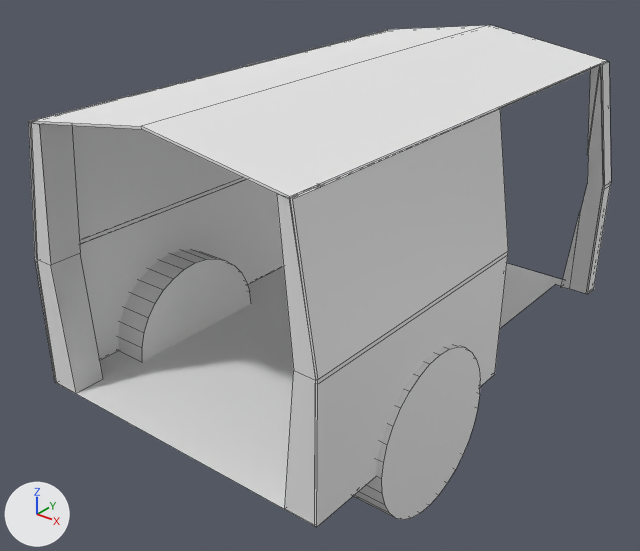
Renders of the Blender file amenagement.blend from each side of a commit.
The view is the same before and after, from a 50 mm camera at (24.5, -33.2, 23.2) aimed at (-0.8, -1.5, 3.6). Lighting does not change. The marker at lower left points along +X, +Y and +Z. Mesh edges are drawn as thin lines.

Before the edit, the objects in view are built like this:
```python
ob_cube_013 = bpy.data.objects.new('Cube.013', me_cube_004)
ob_cube_013.location = (-7.16, -12.02, 6.5)
ob_cube_013.scale = (0.75, 0.8, 6.5)
ob_floor = bpy.data.objects.new('floor', me_cube)
ob_floor.location = (0.0, 0.0, 0.0)
ob_floor.scale = (8.0, 12.8, 0.0005)
ob_matress = bpy.data.objects.new('matress', me_cube_007)
ob_matress.location = (-1.35, -1.75, 4.8)
ob_matress.scale = (7.0, 9.25, 0.75)
ob_roof = bpy.data.objects.new('roof', me_cube_001)
ob_roof.location = (0.0, 0.0, 13.0)
ob_roof.scale = (7.0, 12.8, 0.05)
ob_sides = bpy.data.objects.new('sides', me_cube_002)
ob_sides.location = (0.0, 0.0, 6.5)
ob_sides.scale = (0.0564, 12.8, 6.5)
ob_wheels = bpy.data.objects.new('wheels', me_cylinder_002)
ob_wheels.location = (0.0, -5.0, 0.0)
ob_wheels.rotation_euler = (0.0, 1.571, 0.0)  # degrees (0, 90, 0)
ob_wheels.scale = (10.0, 10.0, 10.0)
```
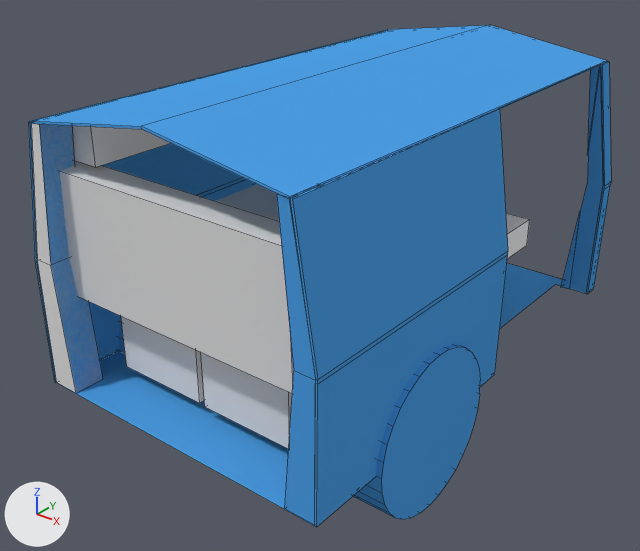
What differs and where, as boxes [x1, y1, x2, y2] in the pictures (640 x 551 px):
'sides', recoloured (white to blue): [28, 62, 611, 527] in both
'roof', recoloured (white to blue): [30, 25, 607, 200] in both
'halfbedwidth.002', added: after [60, 160, 294, 393]
'floor', recoloured (white to blue): [56, 263, 563, 526] in both
'wheels', recoloured (white to blue): [118, 250, 480, 520] in both
'Cube.014', added: after [201, 353, 292, 449]
'Cube.015', added: after [121, 316, 204, 403]
'rangement_tete', added: after [72, 126, 170, 167]
'halfbedwidth.003', added: after [216, 185, 279, 221]
'matress', shown: after [506, 213, 530, 259]

What changed in the scene script:
```text
Add mat_material_001:
    mat_material_001 = diffuse_material('Material.001')
    mat_material_001.base_color = (0.0764, 0.355, 0.8)  # blue #4ea1e7
Change me_cube_001:
    where me_cube_001.from_pydata(...)  # 12 vertices, 10 faces; spans x -1.0..1.0, y -1.0..1.0, z -1.0..22.0
    remove me_cube_001.materials.append(mat_material)  # white #e7e7e7
    add me_cube_001.materials.append(mat_material_001)  # blue #4ea1e7
Change me_cylinder_002:
    where me_cylinder_002.from_pydata(...)  # 64 vertices, 34 faces; spans x -0.4..0.4, y -0.4..0.4, z -0.84..-0.62
    add me_cylinder_002.materials.append(mat_material_001)  # blue #4ea1e7
Change me_cube_002:
    where me_cube_002.from_pydata(...)  # 16 vertices, 14 faces; spans x -144.5..-124.1, y -1.0..1.0, z -1.0..1.0
    add me_cube_002.materials.append(mat_material_001)  # blue #4ea1e7
Change me_cube:
    where me_cube.from_pydata(...)  # 8 vertices, 6 faces; spans x -1.0..1.0, y -1.0..1.0, z -1.0..1.0
    remove me_cube.materials.append(mat_material)  # white #e7e7e7
    add me_cube.materials.append(mat_material_001)  # blue #4ea1e7
Add me_cube_022_1:
    me_cube_022_1.from_pydata([(-1.0, -1.0, -1.0), (-0.66, -1.0, 1.0), (-1.0, 1.0, -1.0), (-0.66, 1.0, 1.0), (1.0, -1.0, -1.0), (1.0, -1.0, 1.21), (1.0, 1.0, -1.0), (1.0, 1.0, 1.21)], [], [(1, 3, 2, 0), (3, 7, 6, 2), (7, 5, 4, 6), (5, 1, 0, 4), (0, 2, 6, 4), (5, 7, 3, 1)])
Change ob_matress:
    ob_matress.location: (-1.35, -1.75, 4.8) -> (-0.92, -1.75, 4.8)
    remove ob_matress.hide_set(True)  # its collection is switched off
Add ob_halfbedwidth_002:
    ob_halfbedwidth_002 = bpy.data.objects.new('halfbedwidth.002', me_cube_007.copy())  # the mesh of ob_matress
    ob_halfbedwidth_002.location = (-0.91, -11.12, 7.68)
    ob_halfbedwidth_002.rotation_euler = (1.611, 0.0, 0.0)  # degrees (92, 0, 0)
    ob_halfbedwidth_002.scale = (7.0, 3.08, 0.75)
Add ob_halfbedwidth_003:
    ob_halfbedwidth_003 = bpy.data.objects.new('halfbedwidth.003', me_cube_007.copy())  # the mesh of ob_matress
    ob_halfbedwidth_003.location = (-5.05, 2.81, 5.16)
    ob_halfbedwidth_003.rotation_euler = (0.0, 0.0, -1.593)  # degrees (0, 0, -91)
    ob_halfbedwidth_003.scale = (7.0, 3.08, 0.75)
Add ob_cube_014:
    ob_cube_014 = bpy.data.objects.new('Cube.014', me_cube_007.copy())  # the mesh of ob_matress
    ob_cube_014.location = (2.28, -8.0, 2.16)
    ob_cube_014.scale = (2.5, 2.5, 1.5)
Add ob_cube_015:
    ob_cube_015 = bpy.data.objects.new('Cube.015', me_cube_010.copy())  # the mesh of ob_cube
    ob_cube_015.location = (-3.11, -7.93, 2.16)
    ob_cube_015.scale = (2.5, 2.5, 1.5)
Add ob_rangement_tete:
    ob_rangement_tete = bpy.data.objects.new('rangement_tete', me_cube_022_1)
    ob_rangement_tete.location = (-6.28, 0.38, 11.97)
    ob_rangement_tete.scale = (1.0, 11.5, 1.0)
```
